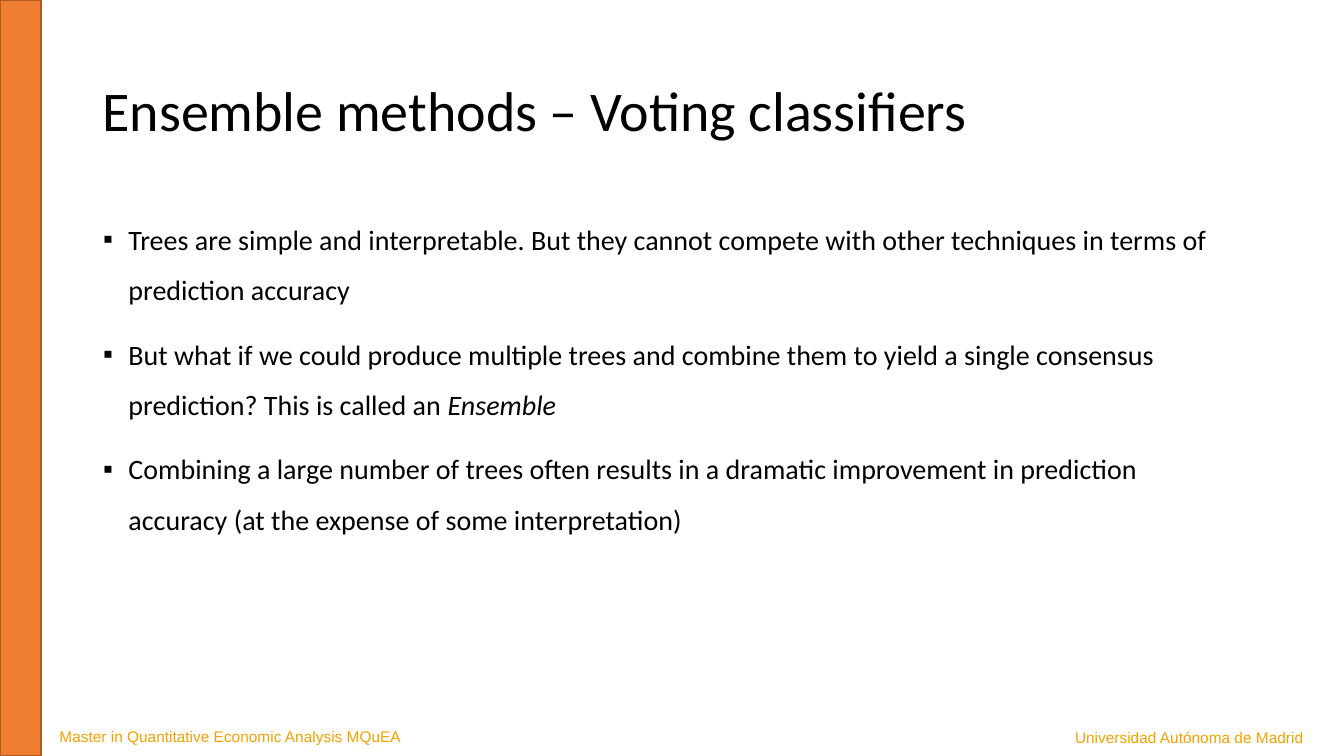
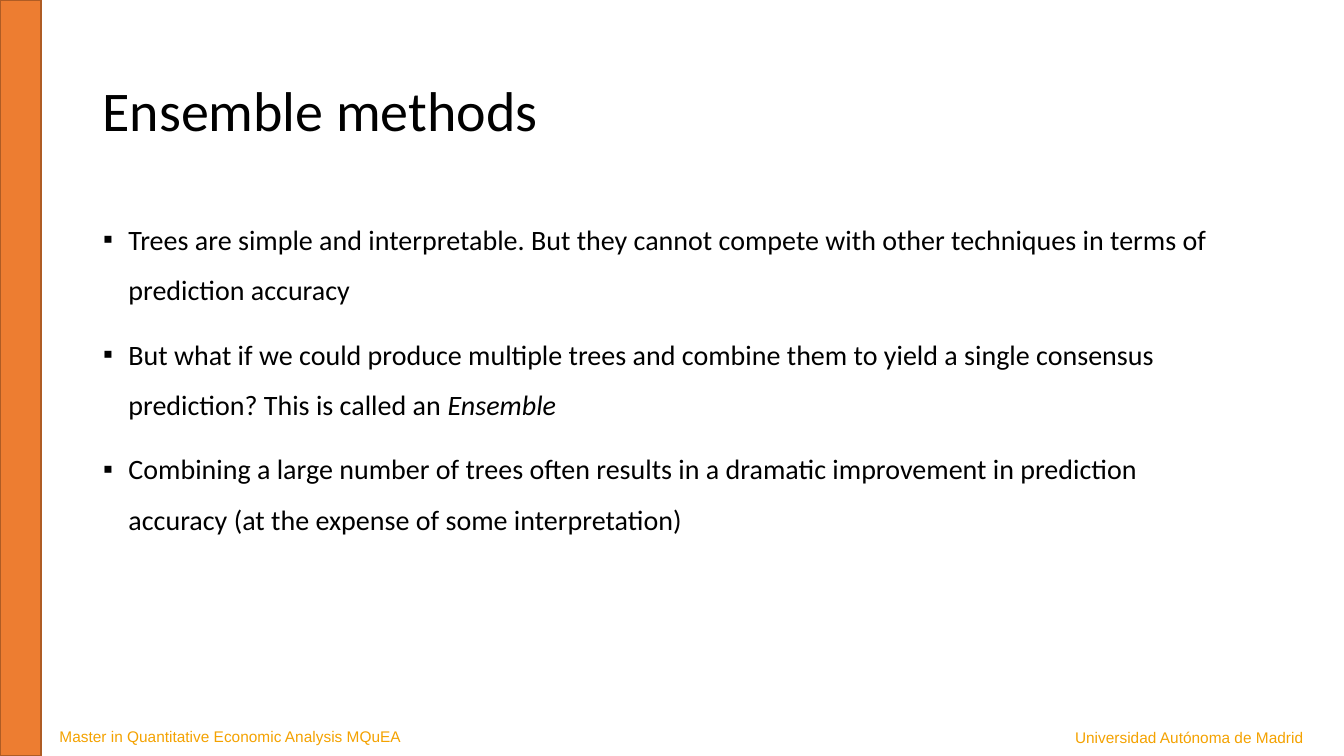
Before and after one commit to JavierBas/IMLEF-MQuEA, a slide deck: slide 15 of Course content/Slides/Topic 5 - Tree-based methods.pptx. Drawn at 1344x756 pixels with LibreOffice and Linux fonts; fonts in the diff are those of the drawing. Boxes give left, top, right and bottom in pixels: in the first picture for what was removed or moved away, otherwise in the second. Text is boxed around its words. In the diff, an @@ line names an element or a change of style, - is before the commit and + after.

```diff
--- a/Course content/Slides/Topic 5 - Tree-based methods.pptx
+++ b/Course content/Slides/Topic 5 - Tree-based methods.pptx
@@ title at bbox=[102, 92, 537, 132]: text changed @@
-Ensemble methods – Voting classifiers
+Ensemble methods
```
Also in this commit, not shown: 3 other slides changed, 6 other files.
